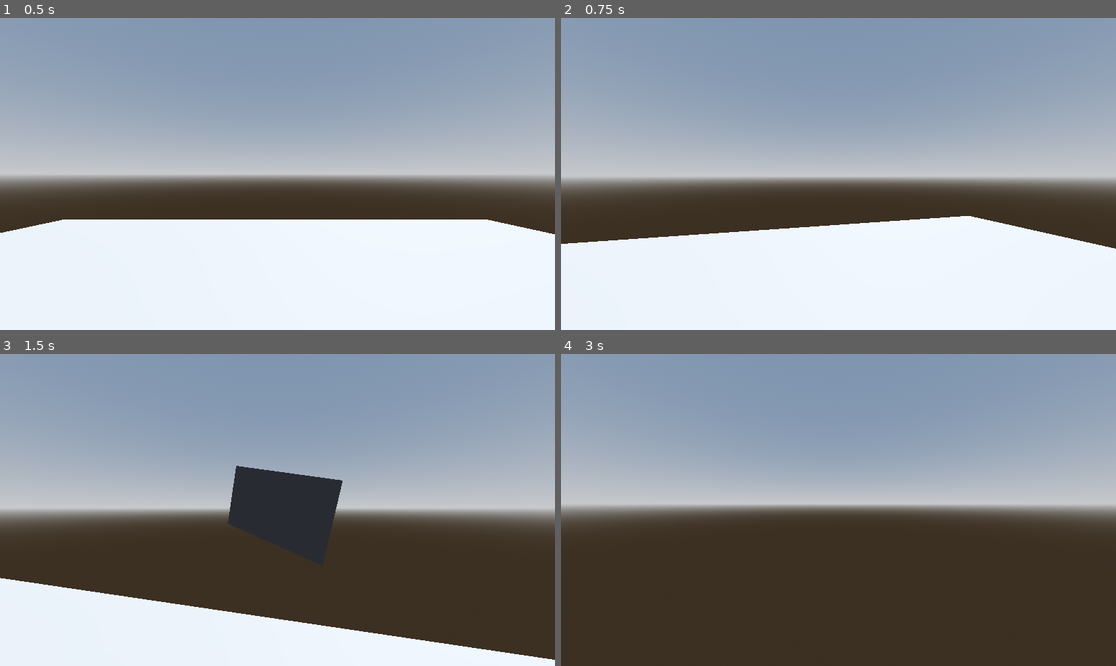
Above: before the commit, frames 1-4 (two rows, left to right).
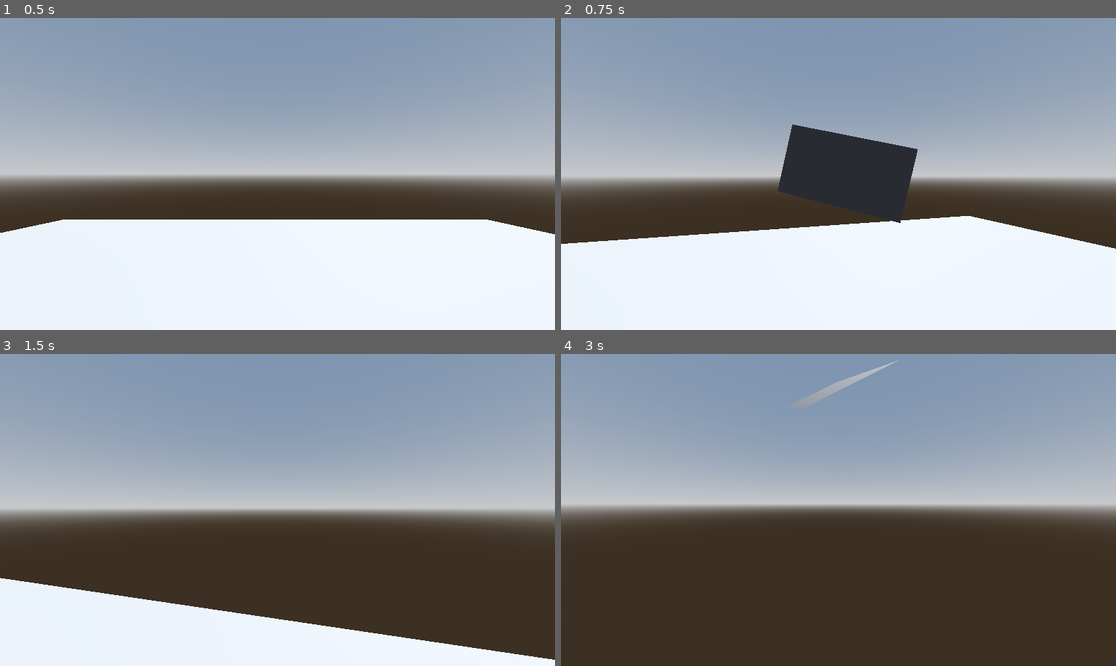
Above: after the commit, the same moments.

Repository: init-Sense/apus
Game: Godot game, scene res://scenes/level/level.tscn
Same seed, same stepped clock (60 frames per second), same inputs: the game is played once before the commit and once after it.
Inputs (mouse positions are in pixels of both pictures, inside the frame that each line leads up to):
- Up to frame 1 (0.5 s): no input
- Up to frame 2 (0.75 s): move the mouse to (866, 174) at 0.52 s; hold W (move_forward) from 0.53 s (still down); tap Space (snap, bound only after the commit) at 0.6 s
- Up to frame 3 (1.5 s): keep holding W (move_forward); move the mouse to (249, 510) at 1.27 s; tap F (snap, bound only before the commit) at 1.35 s
- Up to frame 4 (3 s): keep holding W (move_forward); move the mouse to (849, 503) at 2.02 s; hold Shift (sprint) 2.03-2.78 s; tap Enter at 2.75 s; move the mouse to (832, 516) at 2.77 s; tap Space (snap, bound only after the commit) at 2.85 s

Frame 1 is identical in both runs. In frame 2, 4.5% of the frame differs, in the area x 39-65%, y 34-66%; in frame 3, 3.3%; in frame 4, 0.3%.

Commit message:
chore: Project update

Diff:
--- a/project.godot
+++ b/project.godot
@@ -37,11 +37,6 @@
 "events": [Object(InputEventKey,"resource_local_to_scene":false,"resource_name":"","device":-1,"window_id":0,"alt_pressed":false,"shift_pressed":false,"ctrl_pressed":false,"meta_pressed":false,"pressed":false,"keycode":0,"physical_keycode":83,"key_label":0,"unicode":115,"echo":false,"script":null)
 ]
 }
-jump={
-"deadzone": 0.5,
-"events": [Object(InputEventKey,"resource_local_to_scene":false,"resource_name":"","device":-1,"window_id":0,"alt_pressed":false,"shift_pressed":false,"ctrl_pressed":false,"meta_pressed":false,"pressed":false,"keycode":0,"physical_keycode":32,"key_label":0,"unicode":32,"echo":false,"script":null)
-]
-}
 sprint={
 "deadzone": 0.5,
 "events": [Object(InputEventKey,"resource_local_to_scene":false,"resource_name":"","device":-1,"window_id":0,"alt_press …(182 unchanged characters)…
@@ -49,6 +44,15 @@
 }
 snap={
 "deadzone": 0.5,
-"events": [Object(InputEventKey,"resource_local_to_scene":false,"resource_name":"","device":-1,"window_id":0,"alt_pressed":false,"shift_pressed":false,"ctrl_pressed":false,"meta_pressed":false,"pressed":false,"keycode":0,"physical_keycode":70,"key_label":0,"unicode":102,"echo":false,"script":null)
+"events": [Object(InputEventKey,"resource_local_to_scene":false,"resource_name":"","device":-1,"window_id":0,"alt_pressed":false,"shift_pressed":false,"ctrl_pressed":false,"meta_pressed":false,"pressed":false,"keycode":0,"physical_keycode":32,"key_label":0,"unicode":32,"echo":false,"script":null)
 ]
 }
+move_right_leg={
+"deadzone": 0.5,
+"events": [Object(InputEventKey,"resource_local_to_scene":false,"resource_name":"","device":-1,"window_id":0,"alt_pressed":false,"shift_pressed":false,"ctrl_pressed":false,"meta_pressed":false,"pressed":false,"keycode":0,"physical_keycode":69,"key_label":0,"unicode":101,"echo":false,"script":null)
+]
+}
+move_left_leg={
+"deadzone": 0.5,
+"events": []
+}
